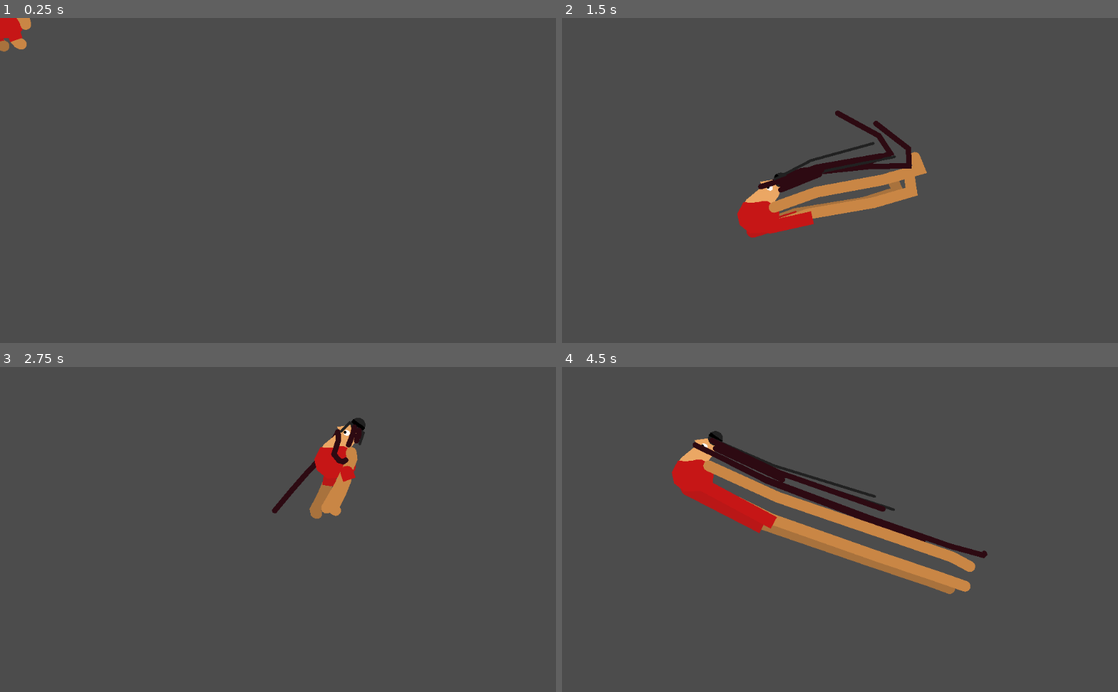
Above: before the commit, frames 1-4 (two rows, left to right).
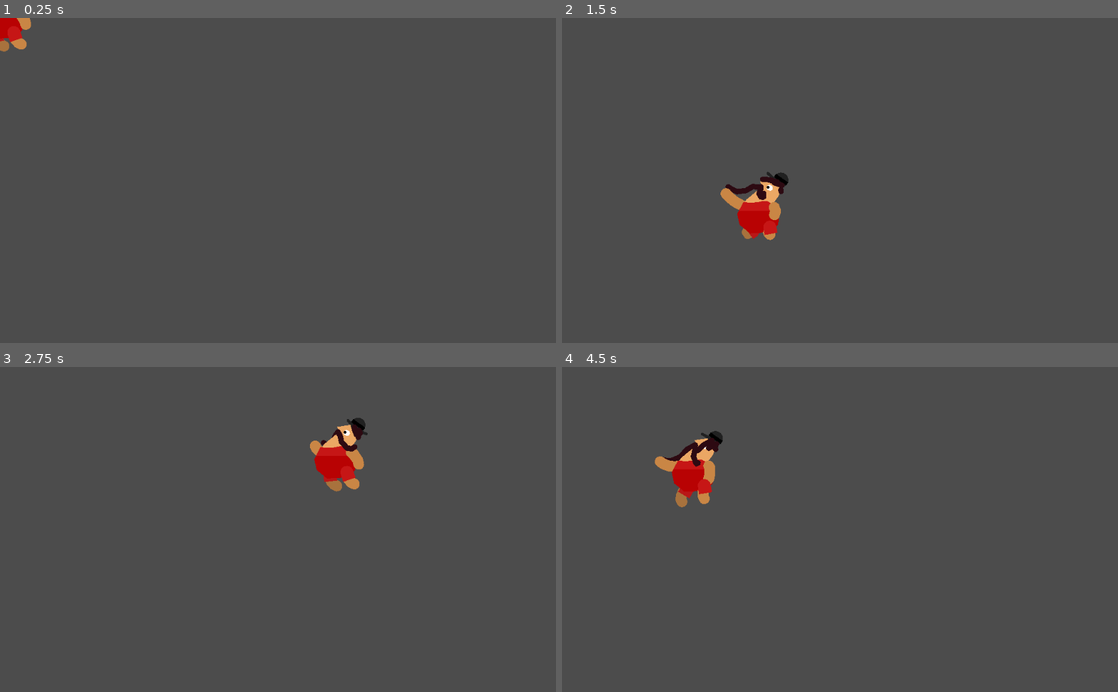
Above: after the commit, the same moments.

Repository: flurick/Game-Jam-Kit
Game: Godot game, scene res://Game.tscn
The game is run twice, just before and just after one commit, with the same random seed, the same clock (stepped at 60 frames per second) and the same inputs. The project has no main scene, so this scene is started directly.
Inputs (mouse positions are in pixels of both pictures, inside the frame that each line leads up to):
- Up to frame 1 (0.25 s): no input
- Up to frame 2 (1.5 s): tap Enter at 0.5 s; move the mouse to (962, 164) at 0.52 s; hold D 0.53-1.25 s; click (962, 164) at 0.67 s; tap Space at 0.77 s; drag from (728, 196) to (812, 245) at 1.27 s
- Up to frame 3 (2.75 s): move the mouse to (333, 458) at 2.02 s; hold D from 2.03 s (still down); click (333, 458) at 2.17 s
- Up to frame 4 (4.5 s): release D at 2.75 s; drag from (812, 594) to (673, 480) at 2.77 s; move the mouse to (1006, 578) at 3.52 s; hold A 3.53-4.25 s; click (1006, 578) at 3.67 s; tap Space at 3.77 s; drag from (673, 480) to (756, 448) at 4.27 s

The runs differ from the first frame. In frame 2, 4.2% of the frame differs, in the area x 28-66%, y 28-69%; in frame 3, 1.3%; in frame 4, 7.4%, in the area x 16-77%, y 20-70%.

Commit message:
Add rubber scene etc

Diff:
--- a/Game.tscn
+++ b/Game.tscn
@@ -1,7 +1,24 @@
-[gd_scene load_steps=5 format=2]
+[gd_scene load_steps=7 format=2]
 
 [ext_resource path="res://HairSpray.gd" type="Script" id=1]
 [ext_resource path="res://Polygon2D.gd" type="Script" id=2]
+[ext_resource path="res://red-white.png" type="Texture" id=3]
+
+[sub_resource type="GDScript" id=3]
+script/source = "extends Node2D
+
+#func _input(event):
+#
+#	if event is InputEventMouseMotion:
+#		if event.speed.x>0:
+##			scale.x = -1
+#			rotation = 180
+##			update()
+#		else:
+##			scale.x = 1
+#			rotation = 0
+#		print(scale)
+"
 
 [sub_resource type="GDScript" id=1]
 script/source = "extends Node2D
@@ -52,7 +69,8 @@
 
 [node name="Node2D" type="Node2D"]
 
-[node name="CanvasLayer2" type="CanvasLayer" parent="."]
+[node name="CanvasLayer2" type="Node2D" parent="."]
+script = SubResource( 3 )
 
 [node name="Line2D2" type="Line2D" parent="CanvasLayer2"]
 position = Vector2( -0.614746, -43.7013 )
@@ -86,7 +104,6 @@
 staleness = 0.7
 
 [node name="limb6" type="Line2D" parent="CanvasLayer2"]
-visible = false
 position = Vector2( -24.5088, -4.88648 )
 points = PoolVector2Array( -1.43467, -0.593348, -6.69744, -1.90195, -11.4408, -4.53716, -16.9747, -9.80758, -20.137, -15.605 )
 width = 20.0
@@ -108,7 +125,6 @@
 points = PoolVector2Array( 0, 0, 0.1, 0 )
 width = 27.0
 default_color = Color( 0.133333, 0.133333, 0.133333, 1 )
-texture_mode = 0
 begin_cap_mode = 2
 end_cap_mode = 2
 round_precision = 16
@@ -124,6 +140,7 @@
 [node name="shirt" type="Polygon2D" parent="CanvasLayer2/body"]
 color = Color( 0.780392, 0.0901961, 0.0901961, 1 )
 offset = Vector2( -17, -41 )
+texture = ExtResource( 3 )
 polygon = PoolVector2Array( 35.9934, 28.0977, 50.9052, 44.591, 48.1939, 67.6365, 34.6378, 81.4186, -3.5454, 83.452, -22.75, 67.6365, -27.016, 47.5482, -15.52, 25.3865, -3.99727, 26.968, 9.78483, 26.0643, 20.1779, 23.8049, 28.3116, 24.0309 )
 
 [node name="eye" type="Node2D" parent="CanvasLayer2/body"]
@@ -137,7 +154,6 @@
 position = Vector2( -16.5973, -37.805 )
 points = PoolVector2Array( 31.5684, -4.24841, 33.3228, -3.44433 )
 default_color = Color( 1, 1, 1, 1 )
-texture_mode = 0
 begin_cap_mode = 2
 end_cap_mode = 2
 
@@ -146,7 +162,6 @@
 points = PoolVector2Array( 0, 0, 0.1, 0 )
 width = 5.0
 default_color = Color( 0, 0, 0, 1 )
-texture_mode = 0
 begin_cap_mode = 2
 end_cap_mode = 2
 
@@ -176,7 +191,6 @@
 points = PoolVector2Array( 0, 0, -4.29938, -3.74724, -7.46248, -8.26596 )
 width = 5.0
 default_color = Color( 0.133333, 0.133333, 0.133333, 1 )
-texture_mode = 0
 begin_cap_mode = 2
 end_cap_mode = 2
 script = ExtResource( 1 )
@@ -187,7 +201,6 @@
 points = PoolVector2Array( 0, 0, 6.09371, 4.38647, 11.2902, 5.51615 )
 width = 5.0
 default_color = Color( 0.133333, 0.133333, 0.133333, 1 )
-texture_mode = 0
 begin_cap_mode = 2
 end_cap_mode = 2
 script = ExtResource( 1 )
@@ -197,7 +210,6 @@
 position = Vector2( 36.3115, -37.6574 )
 points = PoolVector2Array( -2.35182, -2.58592, -2.13719, -0.439533 )
 default_color = Color( 0.180392, 0.0431373, 0.0745098, 1 )
-texture_mode = 0
 begin_cap_mode = 2
 end_cap_mode = 2
 script = ExtResource( 1 )
@@ -215,7 +227,6 @@
 position = Vector2( 38.489, -46.2238 )
 points = PoolVector2Array( -2.38295, 0.185253, -0.665844, 3.40484 )
 default_color = Color( 0.180392, 0.0431373, 0.0745098, 1 )
-texture_mode = 0
 begin_cap_mode = 2
 end_cap_mode = 2
 script = ExtResource( 1 )
@@ -225,7 +236,6 @@
 points = PoolVector2Array( -1.43467, -0.593348, -0.53508, 5.96078, 1.77814, 12.1294, 6.27608, 17.1414, 11.8021, 19.7116 )
 width = 20.0
 default_color = Color( 0.792157, 0.529412, 0.27451, 1 )
-texture_mode = 0
 begin_cap_mode = 2
 end_cap_mode = 2
 script = ExtResource( 1 )
--- a/HairSpray.gd
+++ b/HairSpray.gd
@@ -2,10 +2,13 @@
 
 export var target = "../body"
 export var staleness = 0.3
-export var max_stretch = 2
+export var max_stretch = 10
+export(float,0,1) var max_stretch_snap_back = 1
 onready var start_points = points
 onready var start_offset = get_node(target).position - position
 
+export var gravity = 1
+export var wind = 1
 
 func _process(delta):
 
@@ -14,16 +17,28 @@
 #	scaled_offset.x = -get_node(target).scale.x
 	points[0] = get_node(target).position# + start_offset
 
+	var last_d = 0
+
 	var p: Vector2
 	var last_p = points[0]
 	for i in range (1, points.size()):
 
-		var start_delta = start_points[i]-start_points[i-1]
-		start_delta.x *= get_node(target).scale.x
+		var start_delta:Vector2 = start_points[i]-start_points[i-1]
+
+#		var d = start_delta.x
+#		if gravity:
+#			start_delta.x = lerp(start_delta.x, 0, gravity) #gravity
+#			d -= start_delta.x
+#			start_delta.y += d
+#			start_delta.x *= get_node(target).scale.x
+#		if wind:
+#			start_delta.x += cos(OS.get_system_time_msecs()*0.01) * 10 + last_d
+#		last_d = start_delta.x
+
 		if points[i].distance_to(points[i-1])  < start_delta.length()*max_stretch:
 			points[i] = points[i].linear_interpolate (last_p+start_delta, staleness)
 		else:
 #			print(start_delta.length())
-			points[i] = points[i].linear_interpolate (last_p+start_delta, 0.1)
+			points[i] = points[i].linear_interpolate (last_p+start_delta, max_stretch_snap_back)
 
 		last_p = points[i]
--- /dev/null
+++ b/rubber.tscn
@@ -0,0 +1,29 @@
+[gd_scene load_steps=5 format=2]
+
+[ext_resource path="res://icon.png" type="Texture" id=1]
+[ext_resource path="res://HairSpray.gd" type="Script" id=2]
+
+[sub_resource type="GDScript" id=3]
+script/source = "extends Node2D
+
+func _process(delta):
+	position = get_global_mouse_position()
+"
+
+[sub_resource type="Curve" id=2]
+_data = [ Vector2( 0, 0 ), 0.0, 5.93454, 0, 0, Vector2( 0.5, 1 ), -0.0272727, -0.0272727, 0, 0, Vector2( 1, 0 ), 0.0, 0.0, 0, 0 ]
+
+[node name="Node2D" type="Node2D"]
+
+[node name="Control" type="Node2D" parent="."]
+script = SubResource( 3 )
+
+[node name="Line2D" type="Line2D" parent="."]
+points = PoolVector2Array( 207, 32, 217.096, 37.4431, 225.899, 44.3924, 237, 58, 255.972, 84.5891, 273.443, 106.589, 294, 126, 317.12, 143.472, 345, 164, 368.129, 178.284, 375.356, 181.326, 382.955, 183.843, 399, 186 )
+width = 59.0
+width_curve = SubResource( 2 )
+texture = ExtResource( 1 )
+texture_mode = 2
+script = ExtResource( 2 )
+target = "../Control"
+max_stretch = 100
Not shown, added: addons/dnd/actions/Move.png.import
Binary file added: red-white.png
Not shown, added: red-white.png.import
